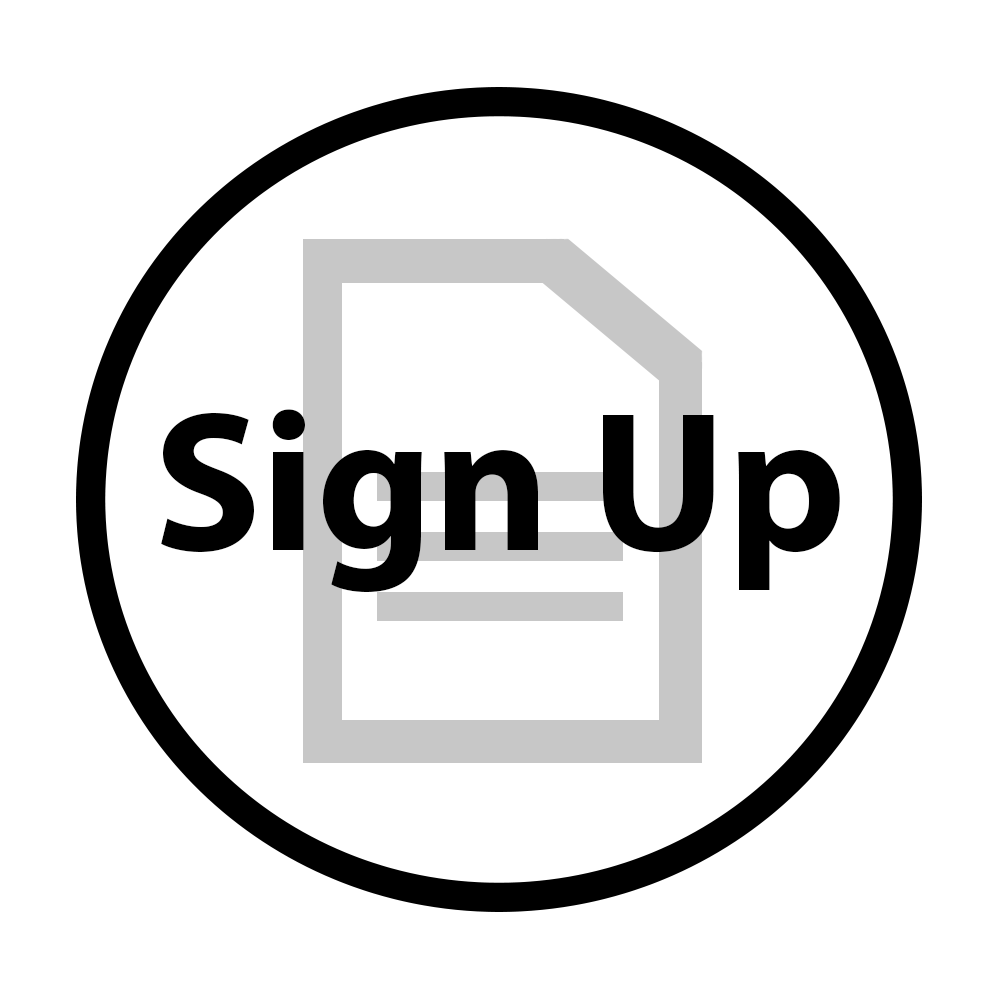
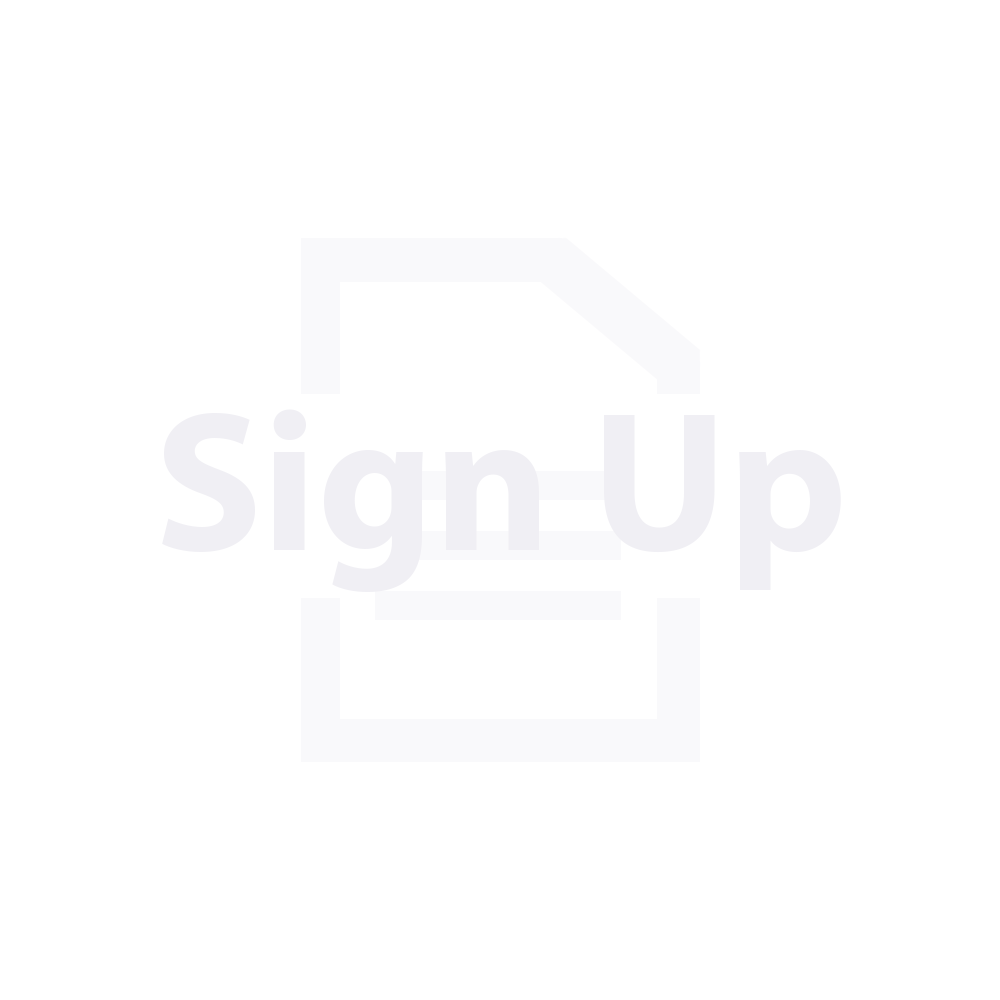
Layer changes from the first 1000×1000 image to the second:
added layer "Layer 1" above "Line 6 copy 2" over [76, 87, 922, 912]
added layer "Line 6 copy 2" (1st of 3) above "Line 6 copy 2" over [162, 237, 841, 762]
hid "Line 6 copy 2" (3rd of 3), opacity 22% → 35% over [303, 238, 703, 763]
removed layer "Sign Up" over [161, 409, 840, 593]
removed layer "Ellipse 1" over [76, 87, 922, 912]
hid "Background" over [76, 87, 922, 912]
